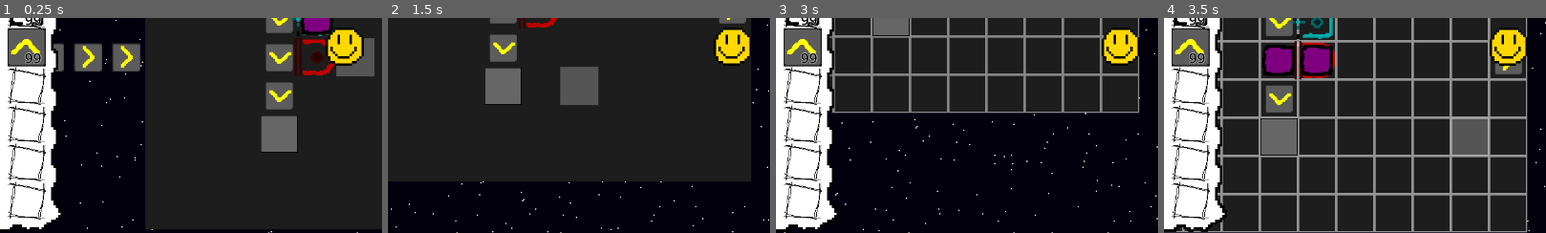
Above: before the commit, frames 1-4 (left to right).
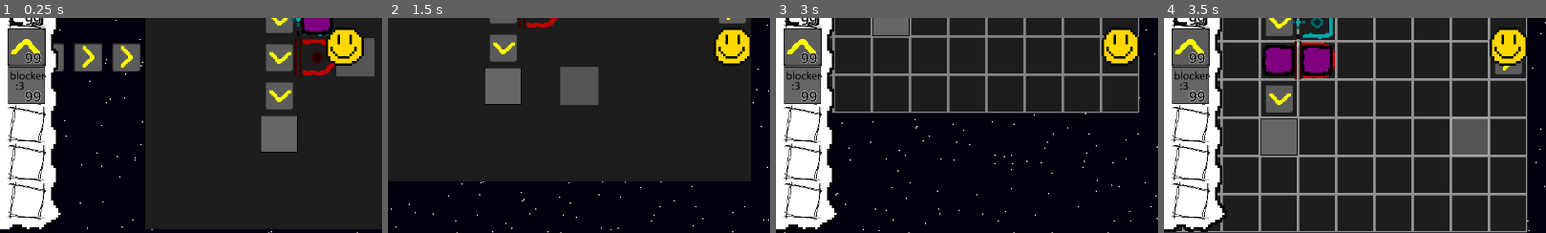
Above: after the commit, the same moments.

Repository: Stev51/gmtk-jam-2025
Game: Godot game, scene res://scenes/main.tscn
The game is run twice, just before and just after one commit, with the same random seed, the same clock (stepped at 60 frames per second) and the same inputs.
Inputs (mouse positions are % of the whole screen's width and height, from its top left):
- Up to frame 1 (0.25 s): no input
- Up to frame 2 (1.5 s): tap Enter at 0.5 s; move the mouse to (72, 45) at 0.52 s; hold Right (ui_right) 0.53-1.28 s; hold I (inv_toggle) 0.53-1.28 s; click (72, 45) at 0.67 s; move the mouse to (30, 55) at 1.27 s; hold Down (ui_down) from 1.28 s (still down); tap E at 1.35 s
- Up to frame 3 (3 s): move the mouse to (60, 28) at 2.02 s; release Down (ui_down) at 2.03 s; hold Right (ui_right) 2.03-2.78 s; tap Q at 2.1 s; move the mouse to (45, 70) at 2.77 s; hold Up (ui_up) from 2.78 s (still down); tap I (inv_toggle) at 2.85 s; click (45, 70) at 2.92 s
- Up to frame 4 (3.5 s): keep holding Up (ui_up)
The pictures show only the part of the screen within x 5-55%, y 43-93%; the shares and areas given below are measured in that part.

The runs differ from the first frame. In frame 1, 1.7% of the frame differs, in the area x 2-12%, y 22-40%; in frame 2, nothing differs; in frame 3, 1.7%; in frame 4, 1.7%.

Commit message:
Add/connect blocker inv item

Diff:
--- a/inventory/inventories/player_inventory.tres
+++ b/inventory/inventories/player_inventory.tres
@@ -7,6 +7,7 @@
 [ext_resource type="Resource" uid="uid://c42mbpne8e7la" path="res://inventory/items/cutter_item.tres" id="5_05iwv"]
 [ext_resource type="Resource" uid="uid://dkql14l3a3obm" path="res://inventory/items/painter_item.tres" id="6_vow7e"]
 [ext_resource type="Resource" uid="uid://dj14u68m5ir8u" path="res://inventory/items/pusher_item.tres" id="7_4vi8i"]
+[ext_resource type="Resource" path="res://inventory/items/blocker_item.tres" id="8_g4t3a"]
 
 [sub_resource type="Resource" id="Resource_8rf0j"]
 script = ExtResource("2_8rf0j")
@@ -40,7 +41,8 @@
 
 [sub_resource type="Resource" id="Resource_84qvq"]
 script = ExtResource("2_8rf0j")
-amount = 0
+item = ExtResource("8_g4t3a")
+amount = 99
 metadata/_custom_type_script = "uid://61qtp4yecd6c"
 
 [sub_resource type="Resource" id="Resource_g4t3a"]
--- /dev/null
+++ b/inventory/items/blocker_item.tres
@@ -0,0 +1,12 @@
+[gd_resource type="Resource" script_class="InventoryItem" load_steps=4 format=3 uid="uid://dlx841sn8778a"]
+
+[ext_resource type="Script" path="res://scripts/mechanism/blocker.gd" id="1_od7aj"]
+[ext_resource type="Script" uid="uid://dph3jhuv06vye" path="res://inventory/inventory_item.gd" id="2_kwebx"]
+[ext_resource type="Texture2D" uid="uid://dtrfh65l3xa2m" path="res://assets/img/items/blocker_item.png" id="3_ffsof"]
+
+[resource]
+script = ExtResource("2_kwebx")
+name = "Blocker"
+texture = ExtResource("3_ffsof")
+placed_mech = ExtResource("1_od7aj")
+metadata/_custom_type_script = "uid://dph3jhuv06vye"
--- a/scripts/mechanism/blocker.gd
+++ b/scripts/mechanism/blocker.gd
@@ -1,7 +1,7 @@
 class_name Blocker extends Mechanism
 
 const NODE = preload("res://scenes/blocker.tscn")
-const ITEM = preload("res://inventory/items/combiner_item.tres")
+const ITEM = preload("res://inventory/items/blocker_item.tres")
 
 func _init(field: Field, x: int, y:int):
 	super(field, x, y, NODE.instantiate(), Field.FOREGROUND, ITEM)
Binary file added: assets/img/items/blocker_item.png
Not shown, added: assets/img/items/blocker_item.png.import
Not shown: 1 places in inventory/inventories/player_inventory.tres that only renumber resources
